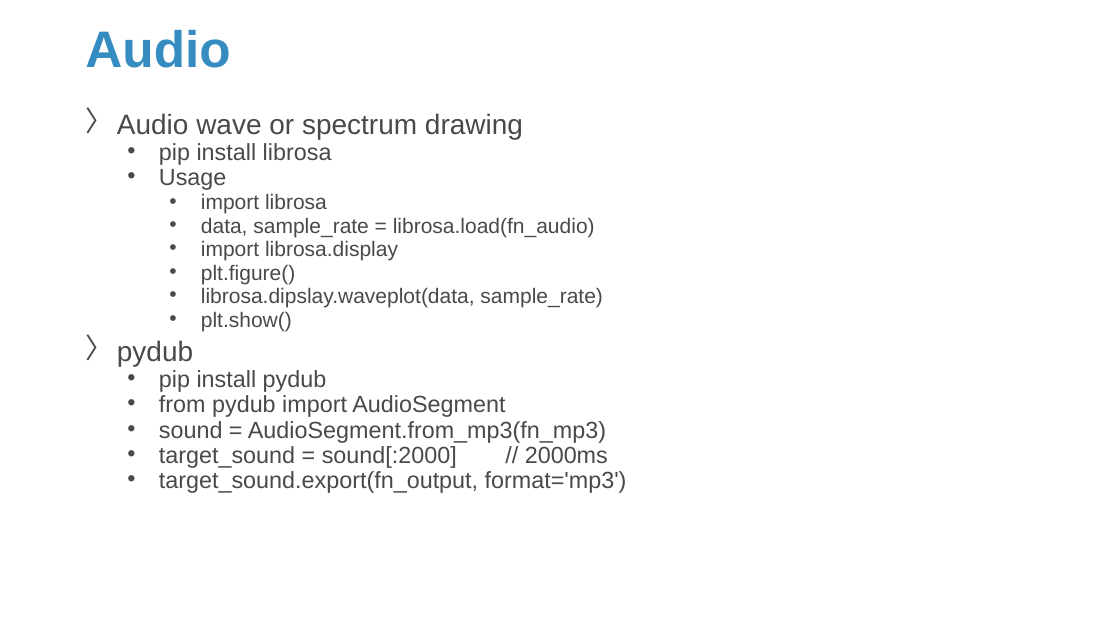
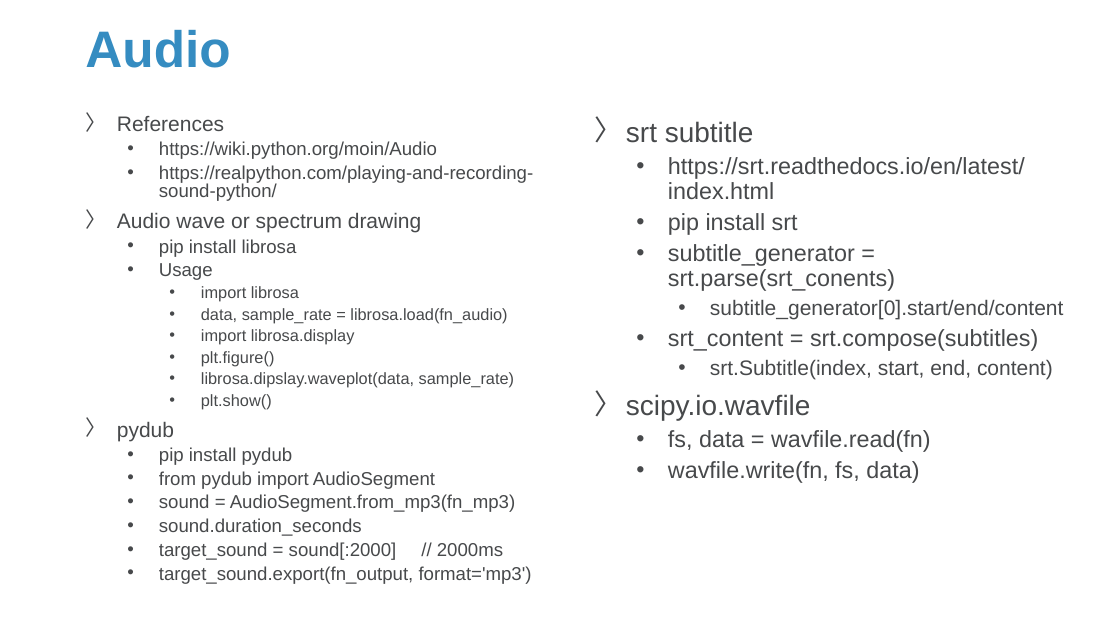
Before and after one commit to Sparks-Lu/TechNotes, a slide deck: slide 38 of Python/Python-Notes.pptx (slide 37 before the commit). Drawn at 1120x630 pixels with LibreOffice and Linux fonts; fonts in the diff are those of the drawing; background and template pictures are left out. Boxes give left, top, right and bottom in pixels: in the first picture for what was removed or moved away, otherwise in the second. Text is boxed around its words. In the diff, an @@ line names an element or a change of style, - is before the commit and + after.

```diff
--- a/Python/Python-Notes.pptx
+++ b/Python/Python-Notes.pptx
@@ text at (x1=117, y1=116, x2=533, y2=201): paragraphs added @@
+〉 References
+  • https://wiki.python.org/moin/Audio
+  • https://realpython.com/playing-and-recording-sound-python/
@@ text added at (x1=626, y1=121, x2=1064, y2=483), 20 pt, text #47494B @@
+〉 srt subtitle
+  • https://srt.readthedocs.io/en/latest/index.html
+  • pip install srt
+  • subtitle_generator = srt.parse(srt_conents)
+    • subtitle_generator[0].start/end/content
+  • srt_content = srt.compose(subtitles)
+    • srt.Subtitle(index, start, end, content)
+〉 scipy.io.wavfile
+  • fs, data = wavfile.read(fn)
+  • wavfile.write(fn, fs, data)
@@ text at (x1=117, y1=212, x2=532, y2=584): size 24 to 18 pt in "Audio wave or spectrum drawing", "pydub"; size 20 to 16 pt in "pip install librosa", "Usage", "pip install pydub", "from pydub import AudioSegment" and 3 more places; size 18 to 14 pt in "import librosa", "data, sample_rate = librosa.load(fn_audio)", "import librosa.display", "plt.figure()" and 2 more places; line spacing 0.7 to 0.8 @@
@@ text at (x1=159, y1=518, x2=362, y2=536): paragraph added @@
+  • sound.duration_seconds
```
Also in this commit, not shown: 5 other slides changed, 5 slides added, 10 other files.
